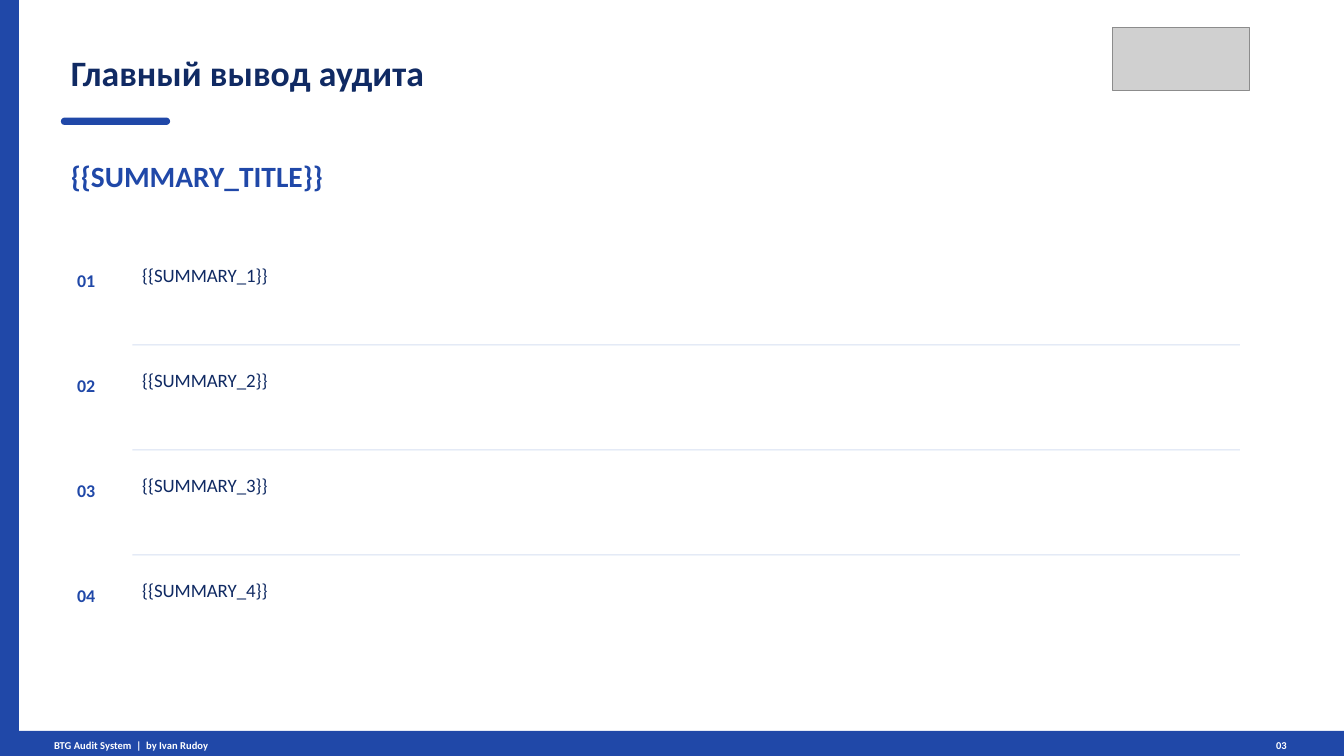
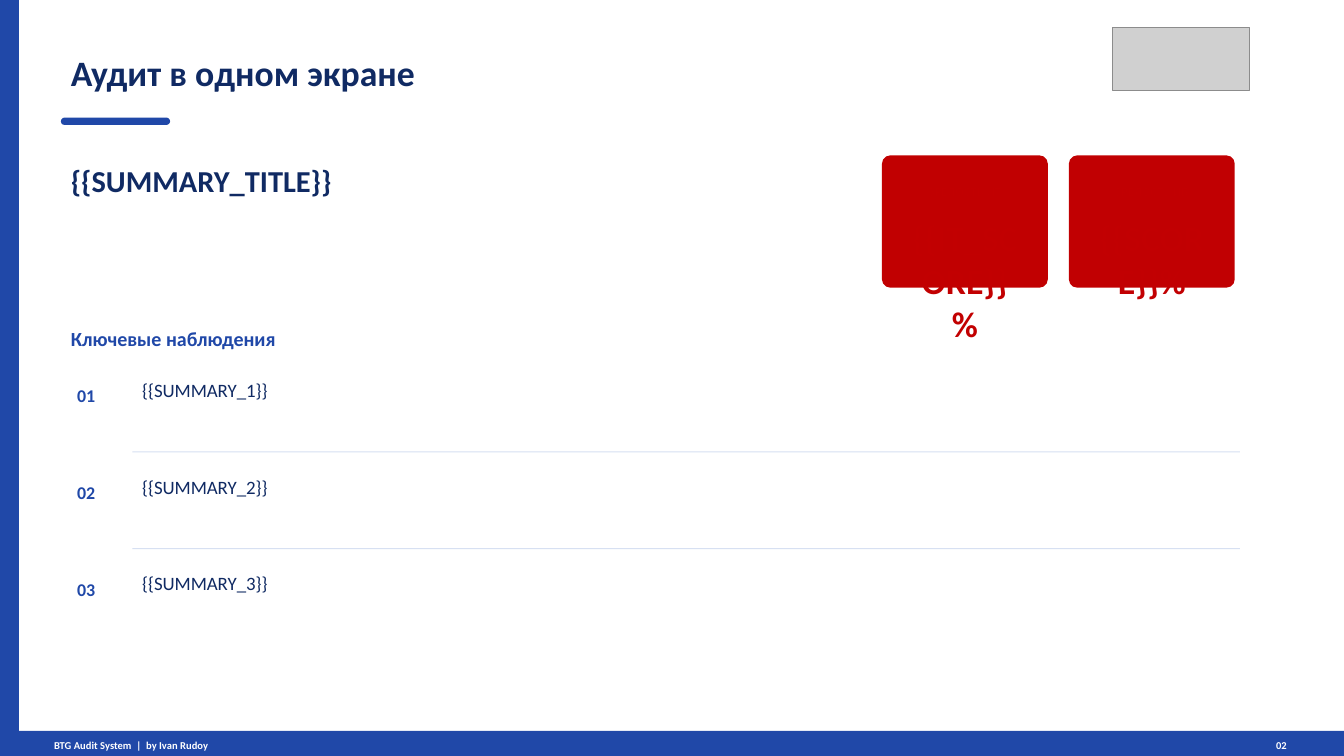
Before and after one commit to irudoy1982/BTGAudit, a slide deck: slide 2 of static/audit_presentation_btg.pptx (slide 3 before the commit). Drawn at 1344x756 pixels with LibreOffice and Linux fonts; fonts in the diff are those of the drawing; grey boxes stand for pictures. Boxes give left, top, right and bottom in pixels: in the first picture for what was removed or moved away, otherwise in the second. Text is boxed around its words. In the diff, an @@ line names an element or a change of style, - is before the commit and + after.

```diff
--- a/static/audit_presentation_btg.pptx
+++ b/static/audit_presentation_btg.pptx
@@ rectangle: place and size @@
-rectangle at (132, 345, 1240, 346)
+rectangle at (0, 0, 1344, 756)
@@ rectangle at (0, 0, 1344, 756): fill #D7E0F2 to #FFFFFF @@
@@ text at (71, 63, 415, 92): text changed @@
-Главный вывод аудита
+Аудит в одном экране
@@ text "{{SUMMARY_TITLE}}" at (71, 169, 332, 197): size 21 to 21.8 pt, text colour #2048A8 to #102A63 @@
@@ rounded rectangle added at (882, 155, 1049, 287), fill #C10001 @@
@@ rounded rectangle added at (1069, 155, 1235, 287), fill #C10002 @@
@@ text added at (901, 211, 1029, 259), 25.5 pt, text #C20001, bold @@
+{{IT_SCORE}}%
@@ text added at (1088, 211, 1216, 259), 25.5 pt, text #C20002, bold @@
+{{SCORE}}%
@@ text added at (71, 332, 276, 350), 14.2 pt, text #2048A8, bold @@
+Ключевые наблюдения
@@ text "01": place and size @@
-text "01" at (77, 275, 95, 287)
+text "01" at (77, 390, 95, 402)
@@ text "{{SUMMARY_1}}": place and size @@
-text "{{SUMMARY_1}}" at (142, 268, 267, 285)
+text "{{SUMMARY_1}}" at (142, 383, 267, 400)
@@ text "02": place and size @@
-text "02" at (77, 380, 95, 392)
+text "02" at (77, 487, 95, 499)
@@ text "{{SUMMARY_2}}": place and size @@
-text "{{SUMMARY_2}}" at (142, 373, 267, 390)
+text "{{SUMMARY_2}}" at (142, 480, 267, 497)
@@ text "{{SUMMARY_3}}": place and size @@
-text "{{SUMMARY_3}}" at (142, 478, 267, 495)
+text "{{SUMMARY_3}}" at (142, 576, 267, 593)
@@ rectangle: place and size @@
-rectangle at (132, 555, 1240, 556)
+rectangle at (132, 548, 1240, 549)
@@ text "03": place and size @@
-text "03" at (77, 485, 95, 497)
+text "03" at (77, 584, 95, 596)
@@ text removed at (77, 590, 95, 602) @@
-04
@@ text removed at (142, 583, 267, 600) @@
-{{SUMMARY_4}}
```
Also in this commit, not shown: 6 other slides changed, 6 slides added, 2 slides removed, 7 other files.
